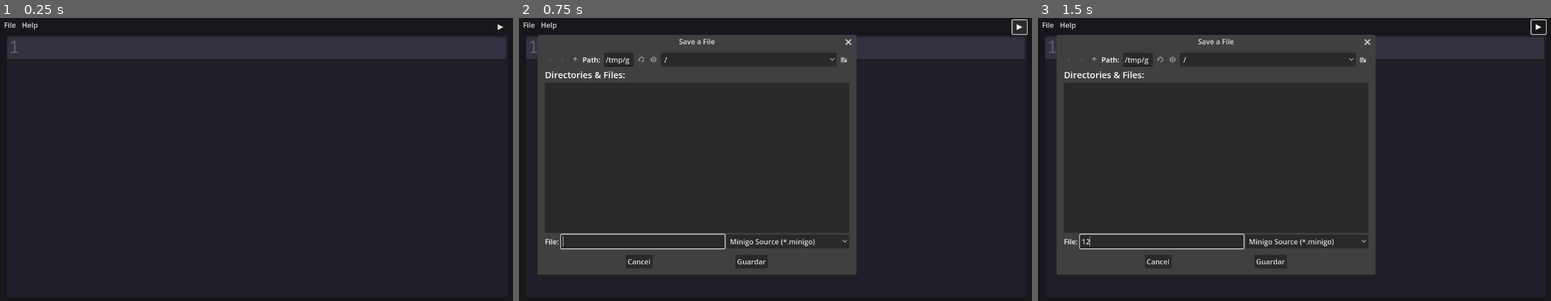
Above: before the commit, frames 1-3 (left to right).
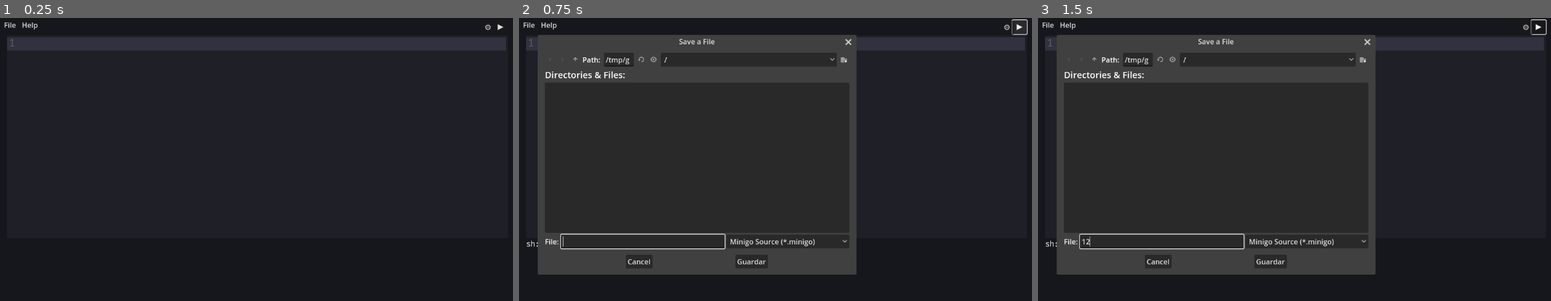
Above: after the commit, the same moments.

Repository: mortalcr/Tronchaeditor
Game: Godot game, scene res://mainsc.tscn
Two runs of this game, one before a commit and one after it. Both use one fixed random seed, a clock stepped at 60 frames per second and the inputs below.
Inputs (mouse positions are in pixels of both pictures, inside the frame that each line leads up to):
- Up to frame 1 (0.25 s): no input
- Up to frame 2 (0.75 s): click "▶" at 0.5 s
- Up to frame 3 (1.5 s): click (1161, 241) at 1.27 s; type "12" at 1.35 s

The runs differ from the first frame. In frame 1, less than 0.1% of the frame differs, in the area x 2-96%, y 2-13%; in frame 2, less than 0.1%, in the area x 1-97%, y 0-81%; in frame 3, less than 0.1%.

Commit message:
feat: add terminal

Diff:
--- a/FTheme.tres
+++ b/FTheme.tres
@@ -12,8 +12,7 @@
 CodeEdit/colors/current_line_color = Color(0.211765, 0.211765, 0.27451, 0.8)
 CodeEdit/colors/font_color = Color(0.862745, 0.843137, 0.729412, 1)
 CodeEdit/colors/selection_color = Color(0.133333, 0.196078, 0.286275, 1)
-CodeEdit/font_sizes/font_size = 36
+CodeEdit/font_sizes/font_size = 21
 CodeEdit/fonts/font = ExtResource("1_ka4vi")
-Label/colors/font_color = Color(0.909804, 0.141176, 0.141176, 1)
 Label/font_sizes/font_size = 18
 Label/fonts/font = SubResource("SystemFont_h18xc")
--- a/app.gd
+++ b/app.gd
@@ -6,12 +6,11 @@
 var changed := false
 var string_array = PackedStringArray(["func", "print"])
 @onready var code_editor: CodeEdit = $MarginContainer/VBoxContainer/CodeEdit;
-@onready var error_box: Label = $MarginContainer/VBoxContainer/ErrorBox;
+@onready var labela: Label = $MarginContainer/VBoxContainer/ScrollContainer/Label;
 
 func _ready():
 	get_tree().set_auto_accept_quit(false)
 	update_window_title()
-
 	$MenuButtonFile.get_popup().add_item("New File")
 	$MenuButtonFile.get_popup().add_item("Open File")
 	$MenuButtonFile.get_popup().add_item("Save")
@@ -100,7 +99,7 @@
 func clear_errors() -> void:
 	for x in range(code_editor.get_line_count()):
 		code_editor.set_line_background_color(x, Color(0, 0, 0, 0))
-	error_box.text = "";
+	labela.text = "";
 
 
 func report_error(filename: String, column: int, line: int, message: String) -> void:
@@ -108,19 +107,33 @@
 	code_editor.set_line_background_color(ln, code_editor.colors.error);
 	var format_string = "{filename}:{line}:{column}: {message}\n";
 	var actual_string = format_string.format({"filename": filename.get_file(), "line": line, "column": column, "message": message});
-	error_box.text += actual_string;
+	labela.text += actual_string;
 
 const PARSE_ERROR = 1;
 func _on_button_pressed():
 	clear_errors();
 	save_file(current_file);
 
-	var args = ["-file", current_file, "-json-output"];
+	var args = ["build", current_file, "--json"];
 	var output = [];
-	var status = OS.execute("minigo", PackedStringArray(args), output, true);
-
+	var status = OS.execute("minigo", PackedStringArray(args), output, true, false);
 	if status == PARSE_ERROR:
 		var error_data = JSON.parse_string(output[0]);
 		if error_data != null:
 			for error in error_data:
 				report_error(error.fileName, error.column, error.line, error.message);
+
+
+func _on_button_pressed_run():
+	clear_errors();
+	save_file(current_file);
+	var args = ["run", current_file, "--json"];
+	var output = [];
+	var status = OS.execute("minigo", PackedStringArray(args), output, true, false);
+	if status == PARSE_ERROR:
+		var error_data = JSON.parse_string(output[0]);
+		if error_data != null:
+			for error in error_data:
+				report_error(error.fileName, error.column, error.line, error.message);
+	else:
+		labela.text += output[0]
--- a/mainsc.tscn
+++ b/mainsc.tscn
@@ -1,8 +1,9 @@
-[gd_scene load_steps=5 format=3 uid="uid://bdsmabfqhqgdx"]
+[gd_scene load_steps=6 format=3 uid="uid://bdsmabfqhqgdx"]
 
 [ext_resource type="Theme" uid="uid://b56nihqwkma5t" path="res://FTheme.tres" id="1_chper"]
 [ext_resource type="Script" path="res://app.gd" id="1_ncsvl"]
 [ext_resource type="Script" path="res://CodeEdit.gd" id="3_v67kt"]
+[ext_resource type="FontFile" uid="uid://ds8ekaib1prhm" path="res://FiraCodeNerdFont-Regular.ttf" id="4_i7fc6"]
 
 [sub_resource type="ButtonGroup" id="ButtonGroup_1k7l3"]
 
@@ -52,11 +53,34 @@
 script = ExtResource("3_v67kt")
 
 [node name="ErrorBox" type="Label" parent="MarginContainer/VBoxContainer"]
+visible = false
+layout_mode = 2
+size_flags_vertical = 1
+theme = ExtResource("1_chper")
+theme_override_colors/font_color = Color(1, 0, 0, 1)
+vertical_alignment = 1
+clip_text = true
+
+[node name="SucessBox" type="Label" parent="MarginContainer/VBoxContainer"]
+visible = false
 layout_mode = 2
 size_flags_vertical = 1
 theme = ExtResource("1_chper")
 vertical_alignment = 1
 clip_text = true
+
+[node name="ScrollContainer" type="ScrollContainer" parent="MarginContainer/VBoxContainer"]
+custom_minimum_size = Vector2(0, 150)
+layout_mode = 2
+
+[node name="Label" type="Label" parent="MarginContainer/VBoxContainer/ScrollContainer"]
+layout_mode = 2
+size_flags_horizontal = 3
+theme_override_fonts/font = ExtResource("4_i7fc6")
+horizontal_alignment = 3
+vertical_alignment = 3
+autowrap_mode = 1
+justification_flags = 128
 
 [node name="OpenFileDialog" type="FileDialog" parent="."]
 title = "Open a File"
@@ -119,10 +143,24 @@
 size = Vector2i(485, 100)
 dialog_text = "No has guardado el archivo, seguro que quieres continuar?"
 
+[node name="Button2" type="Button" parent="."]
+layout_mode = 1
+anchors_preset = 1
+anchor_left = 1.0
+anchor_right = 1.0
+offset_left = -76.0
+offset_top = 6.0
+offset_right = -44.0
+offset_bottom = 37.0
+grow_horizontal = 0
+theme = ExtResource("1_chper")
+text = "⚙️"
+
 [connection signal="tree_exiting" from="." to="." method="_on_tree_exiting"]
 [connection signal="text_changed" from="MarginContainer/VBoxContainer/CodeEdit" to="." method="_on_code_edit_text_changed"]
 [connection signal="file_selected" from="OpenFileDialog" to="." method="_on_open_file_dialog_file_selected"]
 [connection signal="file_selected" from="SaveFileDialog" to="." method="_on_save_file_dialog_file_selected"]
-[connection signal="pressed" from="Button" to="." method="_on_button_pressed"]
+[connection signal="pressed" from="Button" to="." method="_on_button_pressed_run"]
 [connection signal="close_requested" from="ConfirmationDialog" to="." method="_on_confirmation_dialog_close_requested"]
 [connection signal="confirmed" from="ConfirmationDialog" to="." method="_on_confirmation_dialog_confirmed"]
+[connection signal="pressed" from="Button2" to="." method="_on_button_pressed"]
Not shown, changed: export_presets.cfg
Not shown, added: Test.exe
Not shown, added: Tronchaeditor.console.exe
Not shown, added: Tronchaeditor.exe
Not shown, added: Tronchaeditor.sh
Not shown, added: Tronchaeditor.x86_64
Not shown, added: aaaa.exe
Not shown, added: culo.exe
Not shown, added: pruebaprofe.exe
